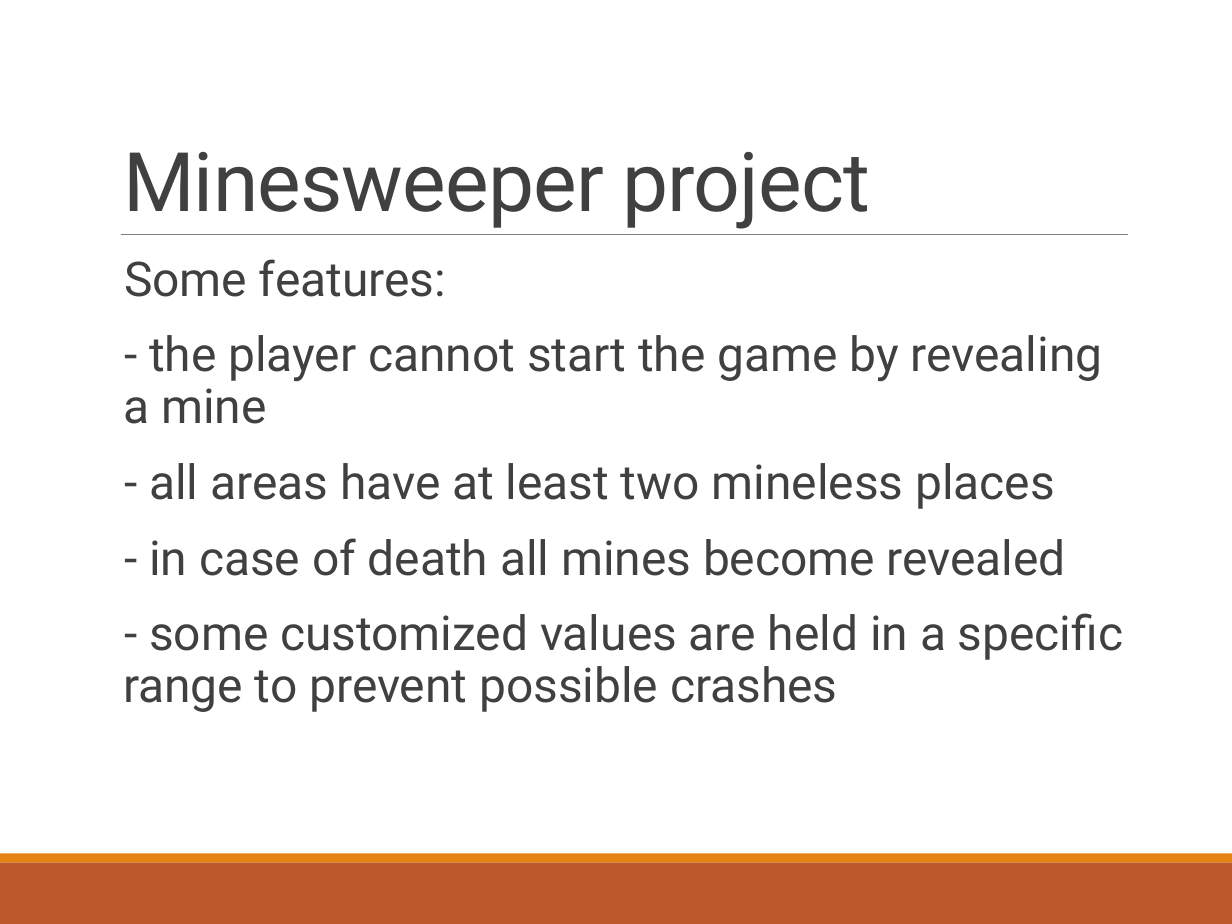
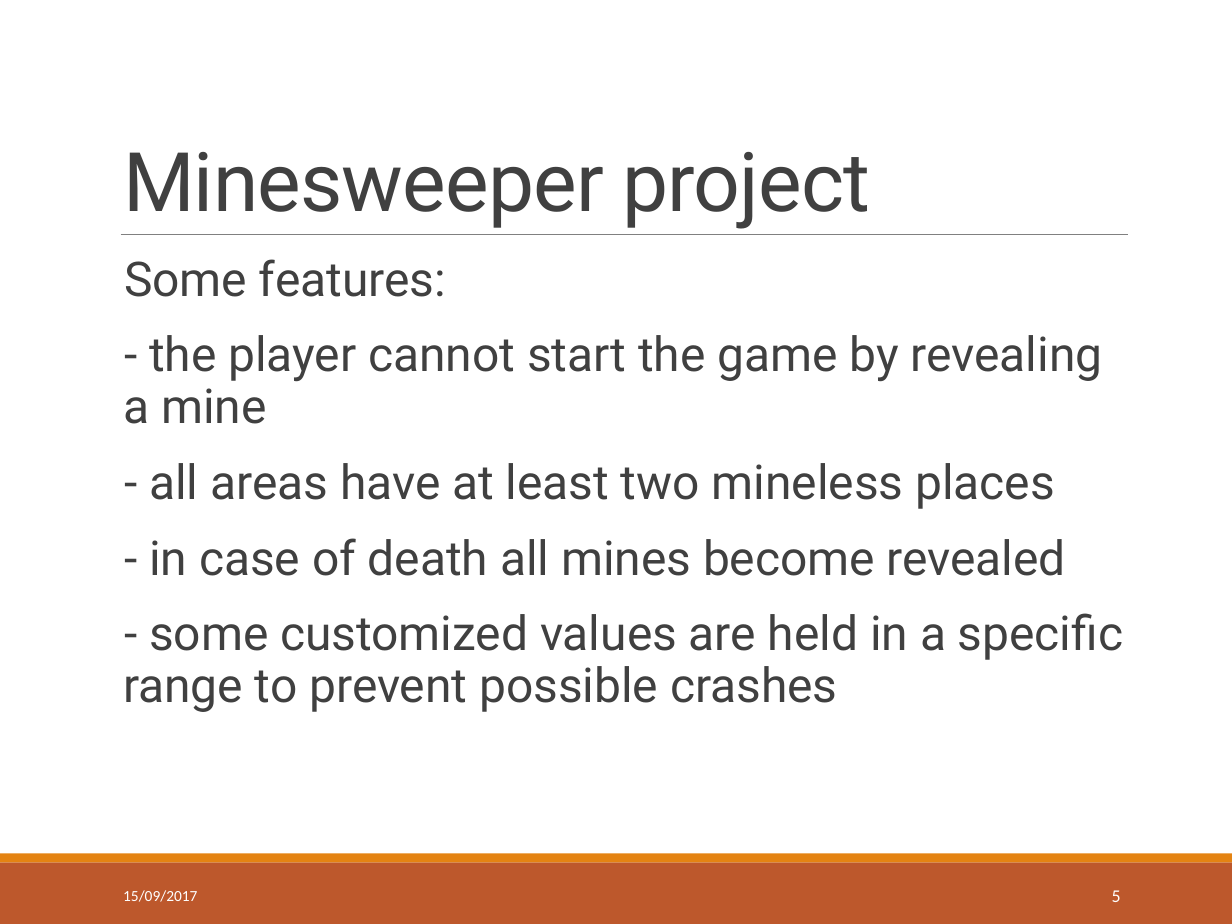
Before and after one commit to green-fox-academy/bpo106, a slide deck: slide 5 of week02/day05/demo/ppt-w02.pptx. Drawn at 1232x924 pixels with LibreOffice and Linux fonts; fonts in the diff are those of the drawing. Boxes give left, top, right and bottom in pixels: in the first picture for what was removed or moved away, otherwise in the second. Text is boxed around its words. In the diff, an @@ line names an element or a change of style, - is before the commit and + after.

```diff
--- a/week02/day05/demo/ppt-w02.pptx
+++ b/week02/day05/demo/ppt-w02.pptx
@@ text added at box(123, 890, 197, 902), 9 pt, text #FFFFFF @@
+15/09/2017
@@ page number added at box(1112, 890, 1121, 902), 10.5 pt, text #FFFFFF @@
+5
```
Also in this commit, not shown: 7 other slides changed.
